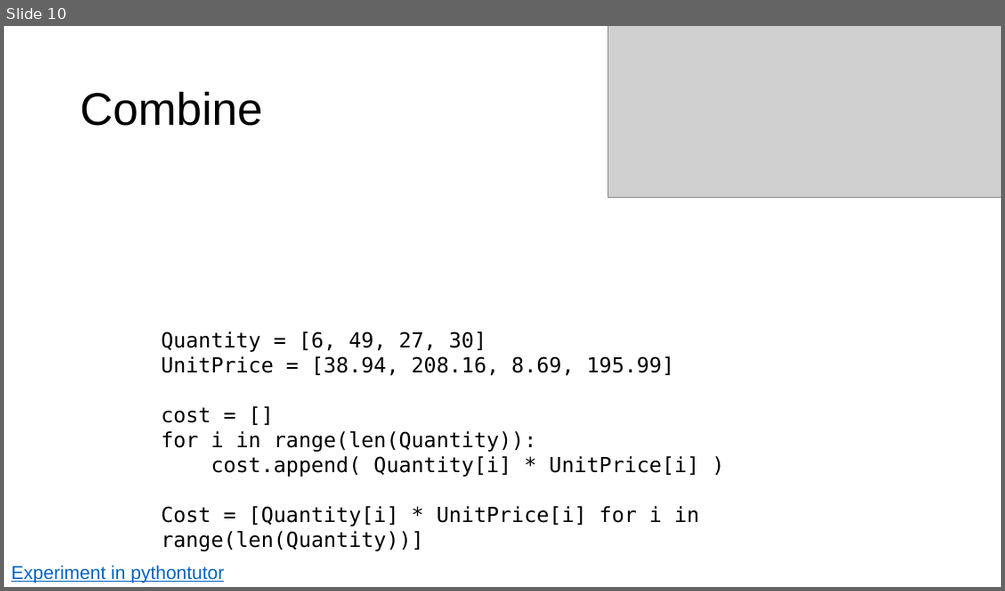
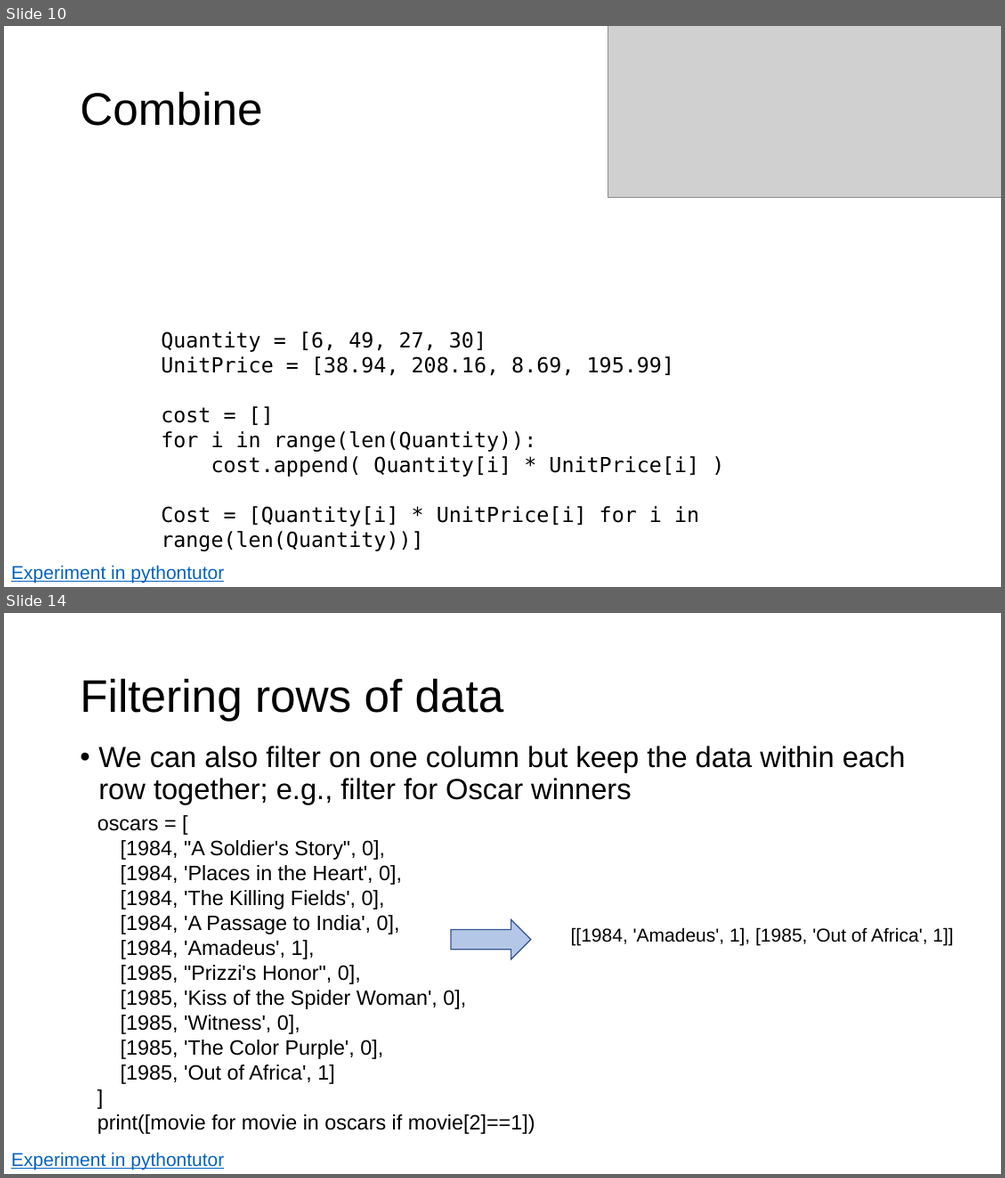
Before and after one commit to parrt/msds501, a slide deck: slides/programming-patterns.pptx. Shown one above the other, each under a label of ours: slide 10 before the commit, slides 10 and 14 after it; the slides between them are not shown. The pictures are 1005x591 and 1005x1178 pixels, drawn with LibreOffice and Linux fonts; fonts in the diff are those of the drawing; grey boxes stand for pictures; background and template pictures are left out. Boxes give left, top, right and bottom in pixels: in the first picture for what was removed or moved away, otherwise in the second. Text is boxed around its words. In the diff, an @@ line names an element or a change of style, - is before the commit and + after.

```diff
--- a/slides/programming-patterns.pptx
+++ b/slides/programming-patterns.pptx
@@ slide 14 added at <box>4,613,1001,1174</box>, background #FFFFFF @@
@@ title added at <box>80,678,504,721</box>, 44 pt, text #000000 @@
+Filtering rows of data
@@ text added at <box>98,746,906,804</box>, 28 pt, text #000000 @@
+• We can also filter on one column but keep the data within each row together; e.g., filter for Oscar winners
@@ text added at <box>97,819,535,1134</box>, 20 pt, text #000000 @@
+oscars = [
+[1984, "A Soldier's Story", 0],
+[1984, 'Places in the Heart', 0],
+[1984, 'The Killing Fields', 0],
+[1984, 'A Passage to India', 0],
+[1984, 'Amadeus', 1],
+[1985, "Prizzi's Honor", 0],
+[1985, 'Kiss of the Spider Woman', 0],
+[1985, 'Witness', 0],
+[1985, 'The Color Purple', 0],
+[1985, 'Out of Africa', 1]
+]
+print([movie for movie in oscars if movie[2]==1])
@@ right arrow added at <box>451,919,531,959</box>, fill #B4C7E7, outline #325491 1 pt @@
@@ text added at <box>571,927,953,945</box>, 18 pt, text #000000 @@
+[[1984, 'Amadeus', 1], [1985, 'Out of Africa', 1]]
@@ text added at <box>11,1151,224,1169</box>, 18 pt, text #0563C1, underline @@
+Experiment in pythontutor
```
Also in this commit, not shown: 7 slides changed, 3 other slides added, 3 slides removed.
